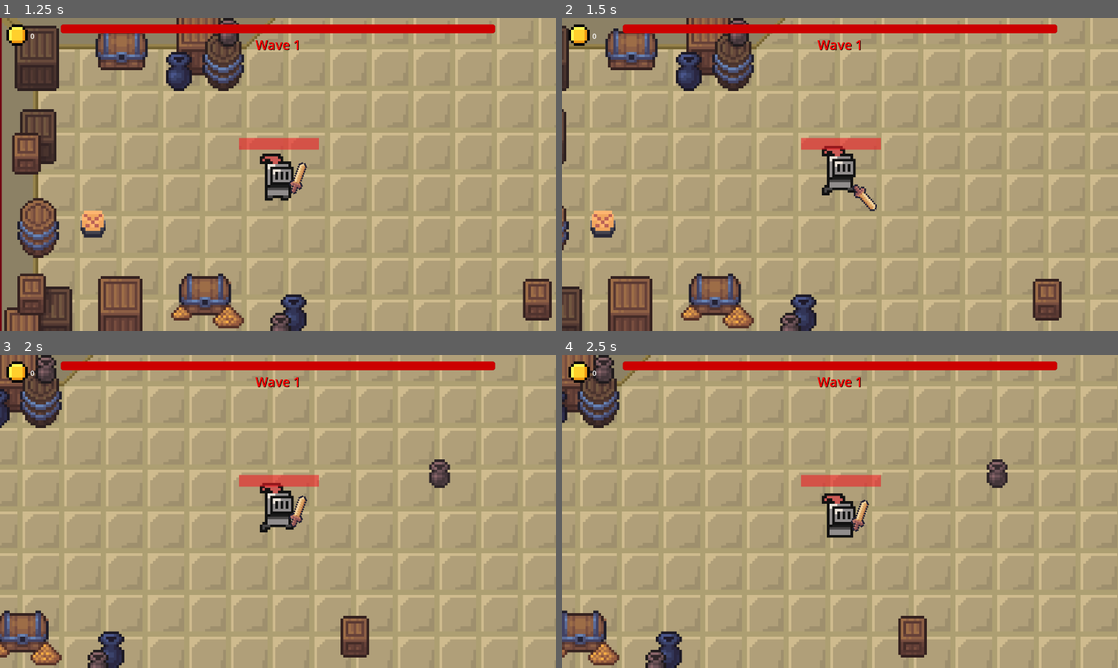
Above: before the commit, frames 1-4 (two rows, left to right).
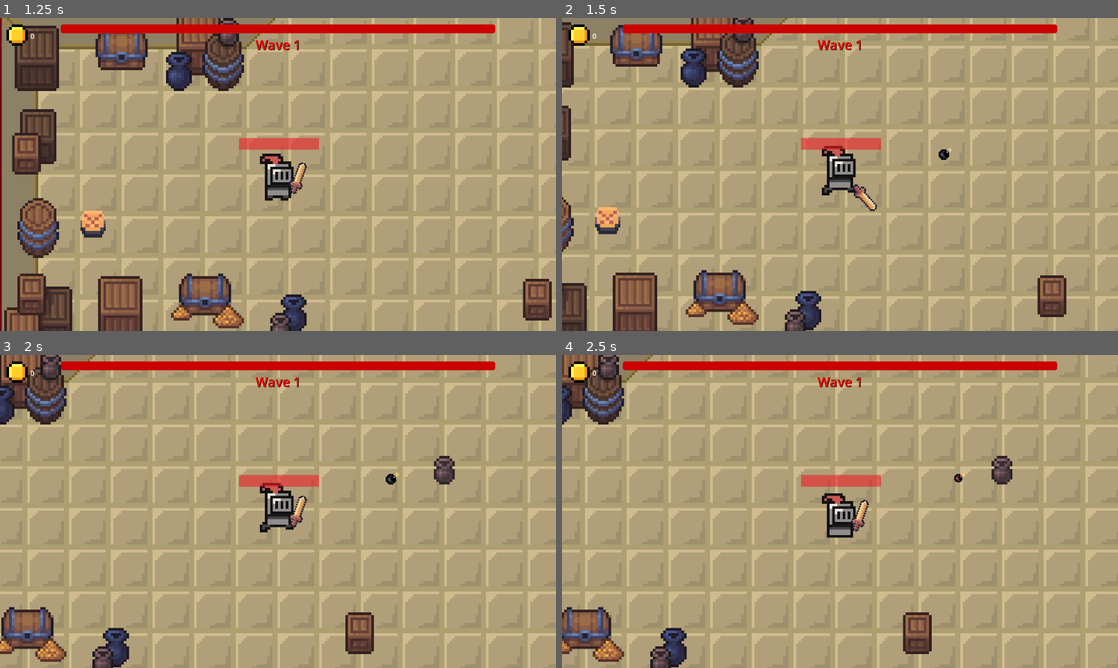
Above: after the commit, the same moments.

Repository: DavydGladius/Gladiator
Game: Godot game, scene res://Scenes/main_menu.tscn
Two runs of this game, one before a commit and one after it. Both use one fixed random seed, a clock stepped at 60 frames per second and the inputs below. Sound files missing from this copy of the repository are replaced by a short silence.
Inputs (mouse positions are in pixels of both pictures, inside the frame that each line leads up to):
- Up to frame 1 (1.25 s): click "Start" at 0.5 s
- Up to frame 2 (1.5 s): tap Enter at 1.25 s; move the mouse to (962, 158) at 1.27 s; hold D (right) from 1.28 s (still down); tap E (bomb, bound only after the commit) at 1.35 s; click (962, 158) at 1.42 s
- Up to frame 3 (2 s): keep holding D (right)
- Up to frame 4 (2.5 s): release D (right) at 2 s; drag from (728, 527) to (867, 483) at 2.02 s

Frame 1 is identical in both runs. In frame 2, 25% of the frame differs, in the area x 0-100%, y 0-100%; in frame 3, 20%; in frame 4, 22%.

Commit message:
made bomb
god damn boah this was shit ass experience
anyways bomb

Diff:
--- a/Scenes/world.tscn
+++ b/Scenes/world.tscn
@@ -2,17 +2,18 @@
 
 [ext_resource type="PackedScene" uid="uid://b58nylm61ilk6" path="res://characters/Player/player.tscn" id="1_5a7ea"]
 [ext_resource type="Texture2D" uid="uid://csqkd7bq2a4ia" path="res://assets/sprites/Tile_set.png" id="2_8j60k"]
+[ext_resource type="PackedScene" uid="uid://cs442jdq73nug" path="res://scenes/bomb.tscn" id="2_o8fc1"]
 [ext_resource type="Script" uid="uid://dakhtqbsv4ew4" path="res://scripts/base/tile_map_layer.gd" id="3_0fj1v"]
 [ext_resource type="AudioStream" uid="uid://sq4474mfi0rs" path="res://assets/music/Main_Game_music.mp3" id="3_fo5ed"]
-[ext_resource type="PackedScene" uid="uid://dwcdhfo5l11ky" path="res://Scenes/pause_menu.tscn" id="5_fo5ed"]
-[ext_resource type="PackedScene" uid="uid://8o77tfy45one" path="res://Scenes/SpikeTrap.tscn" id="6_5ukr8"]
-[ext_resource type="PackedScene" uid="uid://bjqppn4mkfv0u" path="res://Scenes/DeathScreen.tscn" id="6_5v1tr"]
+[ext_resource type="PackedScene" uid="uid://dwcdhfo5l11ky" path="res://scenes/pause_menu.tscn" id="5_fo5ed"]
+[ext_resource type="PackedScene" uid="uid://8o77tfy45one" path="res://scenes/SpikeTrap.tscn" id="6_5ukr8"]
+[ext_resource type="PackedScene" uid="uid://bjqppn4mkfv0u" path="res://scenes/DeathScreen.tscn" id="6_5v1tr"]
 [ext_resource type="Texture2D" uid="uid://daqab7s05efh1" path="res://assets/sprites/Objects.png" id="7_i7141"]
-[ext_resource type="PackedScene" uid="uid://bsap7cj843fnq" path="res://Scenes/Pressure_plate.tscn" id="8_0fj1v"]
-[ext_resource type="PackedScene" uid="uid://dvebj24gpudja" path="res://Scenes/wave_manager.tscn" id="8_k7acu"]
-[ext_resource type="PackedScene" uid="uid://dsf4jkb7yc4ng" path="res://Scenes/shop_scene.tscn" id="12_7yui6"]
+[ext_resource type="PackedScene" uid="uid://bsap7cj843fnq" path="res://scenes/Pressure_plate.tscn" id="8_0fj1v"]
+[ext_resource type="PackedScene" uid="uid://dvebj24gpudja" path="res://scenes/wave_manager.tscn" id="8_k7acu"]
+[ext_resource type="PackedScene" uid="uid://dsf4jkb7yc4ng" path="res://scenes/shop_scene.tscn" id="12_7yui6"]
 [ext_resource type="Script" uid="uid://68xdisc1h2mi" path="res://scripts/object/safe_area.gd" id="13_c5t2i"]
-[ext_resource type="PackedScene" uid="uid://crebakb7y7qcy" path="res://Scenes/Spawn_gate.tscn" id="13_e0ngr"]
+[ext_resource type="PackedScene" uid="uid://crebakb7y7qcy" path="res://scenes/Spawn_gate.tscn" id="13_e0ngr"]
 
 [sub_resource type="NavigationPolygon" id="NavigationPolygon_5v1tr"]
 vertices = PackedVector2Array(8, 8, -8, 8, -8, -8, 8, -8)
@@ -249,6 +250,7 @@
 [node name="Player" parent="." unique_id=1217288821 instance=ExtResource("1_5a7ea")]
 z_index = 3
 position = Vector2(940, 510)
+bomb_scene = ExtResource("2_o8fc1")
 
 [node name="Camera2D" type="Camera2D" parent="Player" unique_id=1996184567]
 position = Vector2(0, 2)
--- a/project.godot
+++ b/project.godot
@@ -105,6 +105,11 @@
 "events": [Object(InputEventKey,"resource_local_to_scene":false,"resource_name":"","device":-1,"window_id":0,"alt_press …(191 unchanged characters)…
 ]
 }
+bomb={
+"deadzone": 0.2,
+"events": [Object(InputEventKey,"resource_local_to_scene":false,"resource_name":"","device":0,"window_id":0,"alt_pressed":false,"shift_pressed":false,"ctrl_pressed":false,"meta_pressed":false,"pressed":false,"keycode":0,"physical_keycode":69,"key_label":0,"unicode":0,"location":0,"echo":false,"script":null)
+]
+}
 
 [physics]
 
--- /dev/null
+++ b/scenes/bomb.tscn
@@ -0,0 +1,62 @@
+[gd_scene format=3 uid="uid://cs442jdq73nug"]
+
+[ext_resource type="Texture2D" uid="uid://tjdgtcplj3qp" path="res://assets/sprites/weapons/bomb.png" id="1_4kkau"]
+[ext_resource type="Script" uid="uid://1gjgiogtvkdb" path="res://scripts/weapons/bomb.gd" id="1_vpdcx"]
+[ext_resource type="AudioStream" uid="uid://cwqdlm77h341" path="res://assets/sound_effects/Bomb.mp3" id="3_j15uc"]
+
+[sub_resource type="CircleShape2D" id="CircleShape2D_j15uc"]
+radius = 29.017237
+
+[sub_resource type="CircleShape2D" id="CircleShape2D_vpdcx"]
+radius = 4.0
+
+[sub_resource type="Curve" id="Curve_j15uc"]
+_data = [Vector2(0, 1), 0.0, 0.0, 0, 0, Vector2(1, 1), 0.0, 0.0, 0, 0]
+point_count = 2
+
+[sub_resource type="CurveTexture" id="CurveTexture_84slv"]
+curve = SubResource("Curve_j15uc")
+
+[sub_resource type="ParticleProcessMaterial" id="ParticleProcessMaterial_vpdcx"]
+particle_flag_disable_z = true
+inherit_velocity_ratio = 100.0
+spread = 180.0
+initial_velocity_min = -200.0
+initial_velocity_max = 400.0
+gravity = Vector3(0, 0, 0)
+damping_min = 40.0
+damping_max = 60.000004
+scale_curve = SubResource("CurveTexture_84slv")
+
+[node name="Bomb" type="Node2D" unique_id=1491856208]
+
+[node name="Explosive" type="RigidBody2D" parent="." unique_id=1529377107]
+script = ExtResource("1_vpdcx")
+
+[node name="boom" type="Area2D" parent="Explosive" unique_id=922619398]
+collision_layer = 2
+collision_mask = 3
+
+[node name="CollisionShape2D" type="CollisionShape2D" parent="Explosive/boom" unique_id=71342409]
+shape = SubResource("CircleShape2D_j15uc")
+
+[node name="Sprite2D" type="Sprite2D" parent="Explosive" unique_id=769650350]
+texture = ExtResource("1_4kkau")
+
+[node name="bomb_hitbox" type="CollisionShape2D" parent="Explosive" unique_id=100481067]
+shape = SubResource("CircleShape2D_vpdcx")
+
+[node name="Timer" type="Timer" parent="Explosive" unique_id=600442818]
+one_shot = true
+
+[node name="AudioStreamPlayer2D" type="AudioStreamPlayer2D" parent="Explosive" unique_id=1246028186]
+rotation = 0.0028161295
+stream = ExtResource("3_j15uc")
+volume_db = -15.4
+
+[node name="ExplosionParticles" type="GPUParticles2D" parent="Explosive" unique_id=292611566]
+emitting = false
+amount = 40
+one_shot = true
+explosiveness = 1.0
+process_material = SubResource("ParticleProcessMaterial_vpdcx")
--- a/scripts/player/Player.gd
+++ b/scripts/player/Player.gd
@@ -6,6 +6,9 @@
 
 @onready var sword = $BasicSword
 @onready var bow = $BasicBow
+
+@export var bomb_scene: PackedScene # Nepamiršk įtempti Bomb.tscn inspektoriuje!
+@export var throw_force: float = 600.0
 
 var damage_multiplier: float = 1.0
 var speed_multiplier: float = 1.0
@@ -26,6 +29,8 @@
 	var direction = Input.get_vector("left", "right", "up", "down")
 	handle_movement(direction)
 
+	if Input.is_action_just_pressed("bomb"):
+		throw_bomb()
 	#====================================================
 	#		CIA TIKTAIS TRUMPAM ATEITYJE ISTRINTI
 	#====================================================
@@ -52,6 +57,45 @@
 		sword.hide()
 		sword.process_mode = PROCESS_MODE_DISABLED
 
+func throw_bomb():
+	if not bomb_scene:
+		print("KLAIDA: Nepamiršk įtempti Bomb.tscn į inspektorių!")
+		return
+
+	# 1. Sukuriame bombos scenos instanciją
+	var b = bomb_scene.instantiate()
+
+	# 2. PRIDEDAME į sceną (rekomenduojama į current_scene, kad nejudėtų su žaidėju)
+	get_tree().current_scene.add_child(b)
+
+	# 3. POZICIJA: Nustatome pagrindinio mazgo poziciją į žaidėjo poziciją
+	b.global_position = global_position
+
+	# 4. SURANDAME RigidBody2D:
+	# Tikriname patį b arba jo vaiką "Explosive"
+	var rb: RigidBody2D = null
+	if b is RigidBody2D:
+		rb = b
+	else:
+		# Ieškome vaiko pavadinimu "Explosive", kuris turi būti RigidBody2D
+		rb = b.get_node_or_null("Explosive")
+
+	# 5. METIMAS:
+	if rb:
+		# Užtikriname, kad vaiko globali pozicija irgi būtų teisinga (jei b nėra RB)
+		if rb != b:
+			rb.global_position = global_position
+
+		var dir = (get_global_mouse_position() - global_position).normalized()
+
+		# Išvalome senus greičius (saugumo dėlei)
+		rb.linear_velocity = Vector2.ZERO
+		# Metame!
+		rb.apply_central_impulse(dir * throw_force)
+		print("Bomba sėkmingai išmesta!")
+	else:
+		print("KLAIDA: Bombos scenoje (arba vaike 'Explosive') nerastas RigidBody2D!")
+
 func _on_player_died():
 	coincount = round(float(coincount * 0.9))
 	if total_coins: total_coins.text = str(coincount)
--- /dev/null
+++ b/scripts/weapons/bomb.gd
@@ -0,0 +1,77 @@
+extends RigidBody2D
+
+@export var damage := 50.0
+@export var explosion_lifetime := 2.0 # Padidink, kad partiklai spėtų išnykti
+
+@onready var a_o_e = $boom
+@onready var sprite = $Sprite2D
+@onready var timer = $Timer
+@onready var particles = $ExplosionParticles
+@onready var sound = $AudioStreamPlayer2D
+
+var has_exploded = false
+
+func _ready():
+	show()
+	if sprite:
+		sprite.show()
+		sprite.z_index = 100
+		sprite.scale = Vector2(0.5, 0.5)
+
+	# Fizika: bomba "čiuožia", bet nekrenta žemyn
+	gravity_scale = 0
+	linear_damp = 5.0
+
+	# Laikmatis iki sprogimo
+	timer.one_shot = true
+	timer.start(2.0)
+	if not timer.timeout.is_connected(explode):
+		timer.timeout.connect(explode)
+
+func _process(_delta):
+	# Pulsavimas prieš sprogstant
+	if not has_exploded:
+		if timer.time_left < 0.9:
+			var s = 0.5 + sin(Time.get_ticks_msec() * 0.05) * 0.1
+			sprite.scale = Vector2(s, s)
+			sprite.modulate = Color(2, 1, 1) # Raudonuoja
+		else:
+			sprite.scale = Vector2(0.5, 0.5)
+			sprite.modulate = Color(1, 1, 1)
+
+func explode():
+	if has_exploded: return
+	has_exploded = true
+
+	print("--- SPROGIMAS ---")
+
+	# 1. ŽALOS LOGIKA
+	if a_o_e:
+		var targets = a_o_e.get_overlapping_bodies() + a_o_e.get_overlapping_areas()
+		for target in targets:
+			# Filtruojam šiukšles (grindis, pačią bombą)
+			if target == self or target.get_parent() == self: continue
+			if target is TileMapLayer: continue
+
+			if target.has_method("take_damage"):
+				target.take_damage(damage)
+				print("Žala padaryta: ", target.name)
+
+	# 2. VIZUALAI (PARTIKLAI)
+	if sprite:
+		sprite.hide() # Bomba dingsta, bet objektas dar lieka dėl partiklų
+
+	freeze = true # Bomba sustoja vietoje
+
+	if sound:
+		sound.play()
+
+	if particles:
+		particles.emitting = true # PALEIDŽIAM DALELĖS
+		# Jei nori, kad dalelės liktų vietoje, net jei bomba judėtų:
+		# particles.set_as_top_level(true)
+
+	# 3. LAUKIMAS IR IŠTRYNIMAS
+	# Laukiame pakankamai ilgai, kad partiklai spėtų baigti savo ciklą
+	await get_tree().create_timer(explosion_lifetime).timeout
+	queue_free()
Not shown, added: assets/sound_effects/Bomb.mp3.import
Binary file added: assets/sprites/weapons/bomb.png
Not shown, added: assets/sprites/weapons/bomb.png.import
Not shown, added: scripts/weapons/bomb.gd.uid
Not shown, added: assets/sound_effects/Bomb.mp3
